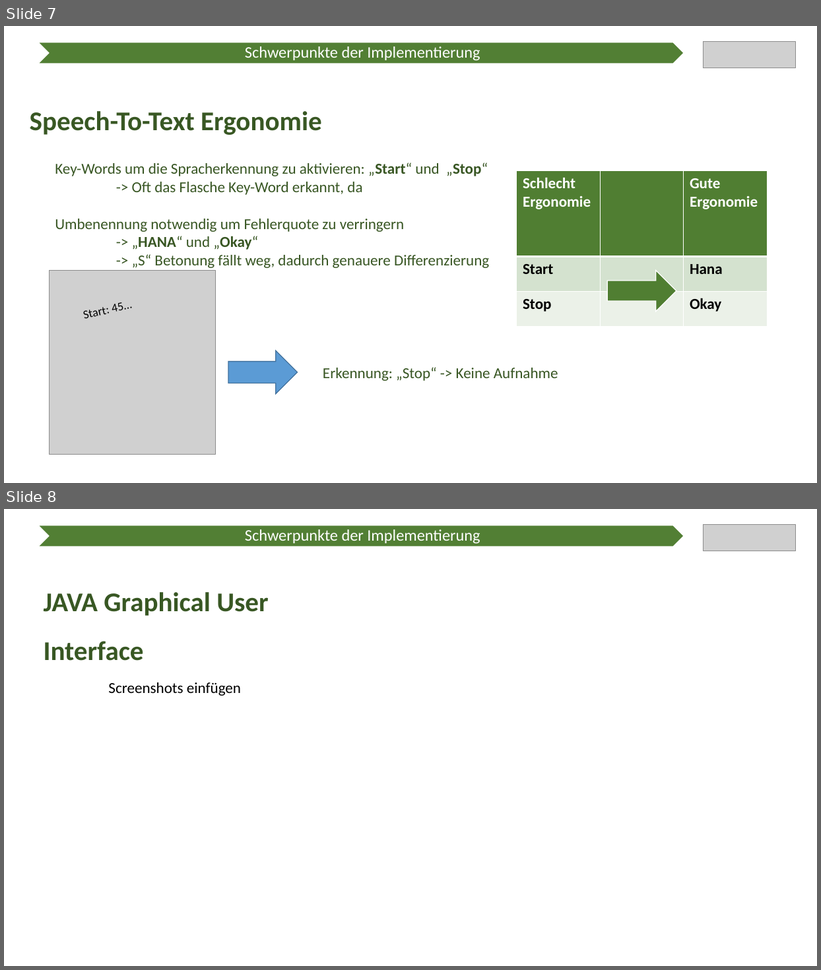
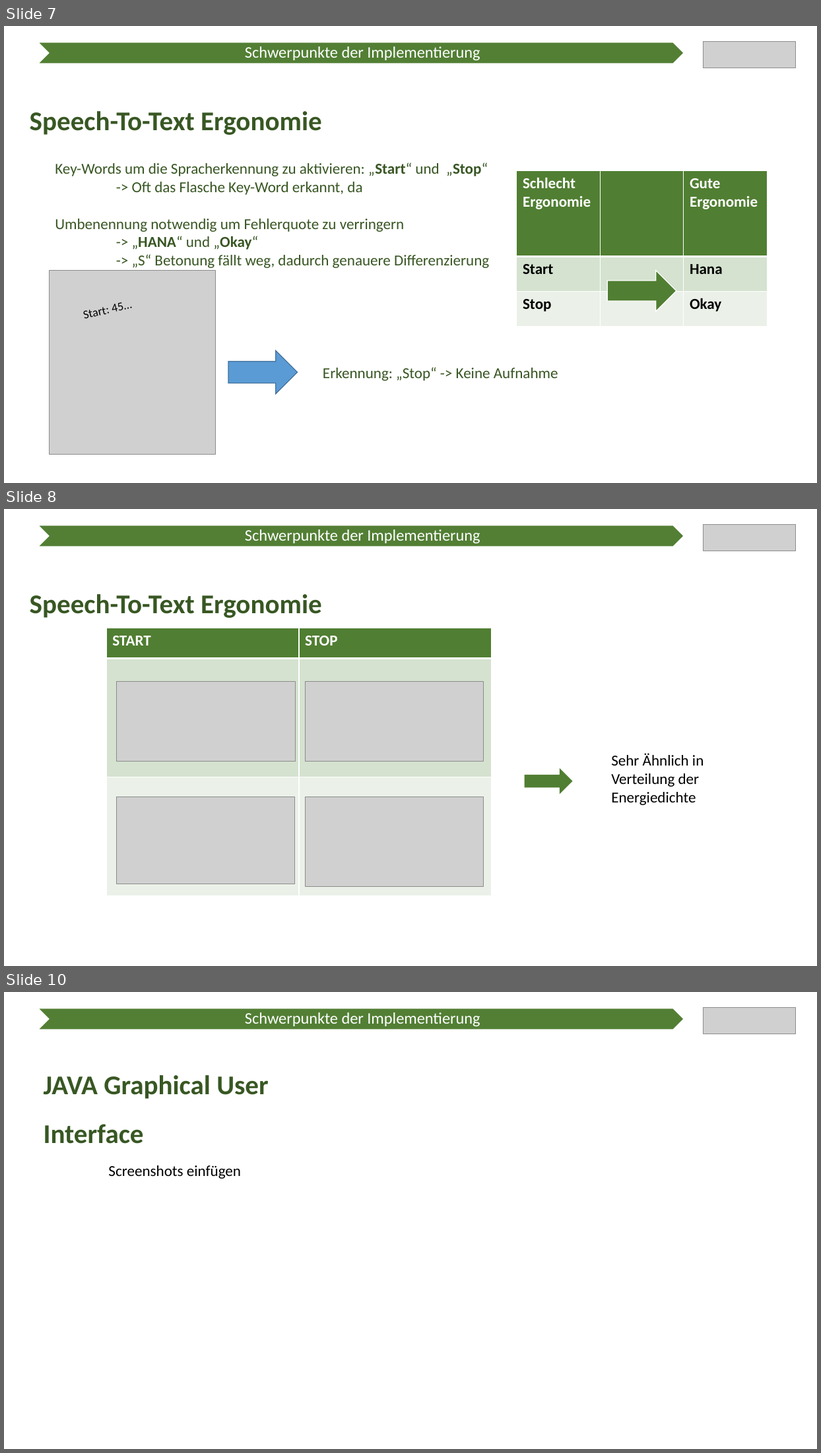
Before and after one commit to Ratoh/SAPLEXA, a slide deck: CavallaroAngelo/Präsentation Wahlmodulvorstellung/SAPlexa Präsentation.pptx. Shown one above the other, each under a label of ours: slides 7 and 8 before the commit, slides 7, 8 and 10 after it; the slides between them are not shown. The pictures are 821x970 and 821x1453 pixels, drawn with LibreOffice and Linux fonts; fonts in the diff are those of the drawing; grey boxes stand for pictures. Boxes give left, top, right and bottom in pixels: in the first picture for what was removed or moved away, otherwise in the second. Text is boxed around its words. In the diff, an @@ line names an element or a change of style, - is before the commit and + after.

```diff
--- a/CavallaroAngelo/Präsentation Wahlmodulvorstellung/SAPlexa Präsentation.pptx
+++ b/CavallaroAngelo/Präsentation Wahlmodulvorstellung/SAPlexa Präsentation.pptx
@@ slide 8 added at box(4, 509, 817, 966), background #FFFFFF @@
@@ chevron added at box(38, 525, 684, 547), fill #538035, outline #FFFFFF 1.5 pt @@
@@ picture added at box(703, 524, 796, 551) @@
@@ text added at box(245, 529, 480, 543), 19 pt, text #FFFFFF @@
+Schwerpunkte der Implementierung
@@ text added at box(30, 594, 322, 618), 32 pt, text #385723, bold @@
+Speech-To-Text Ergonomie
@@ table added at box(106, 628, 492, 896), 3 rows, 2 columns @@
+START | STOP
+ | 
+ | 
@@ picture added at box(117, 682, 296, 762) @@
@@ picture added at box(306, 682, 484, 762) @@
@@ text added at box(611, 753, 704, 805), 18 pt, text #000000 @@
+Sehr Ähnlich in Verteilung der Energiedichte
@@ right arrow added at box(525, 768, 573, 794), fill #507E32 @@
@@ picture added at box(117, 797, 296, 885) @@
@@ picture added at box(306, 797, 484, 887) @@
@@ what was slide 8 is now slide 10 @@
```
Also in this commit, not shown: 1 other slide added.
